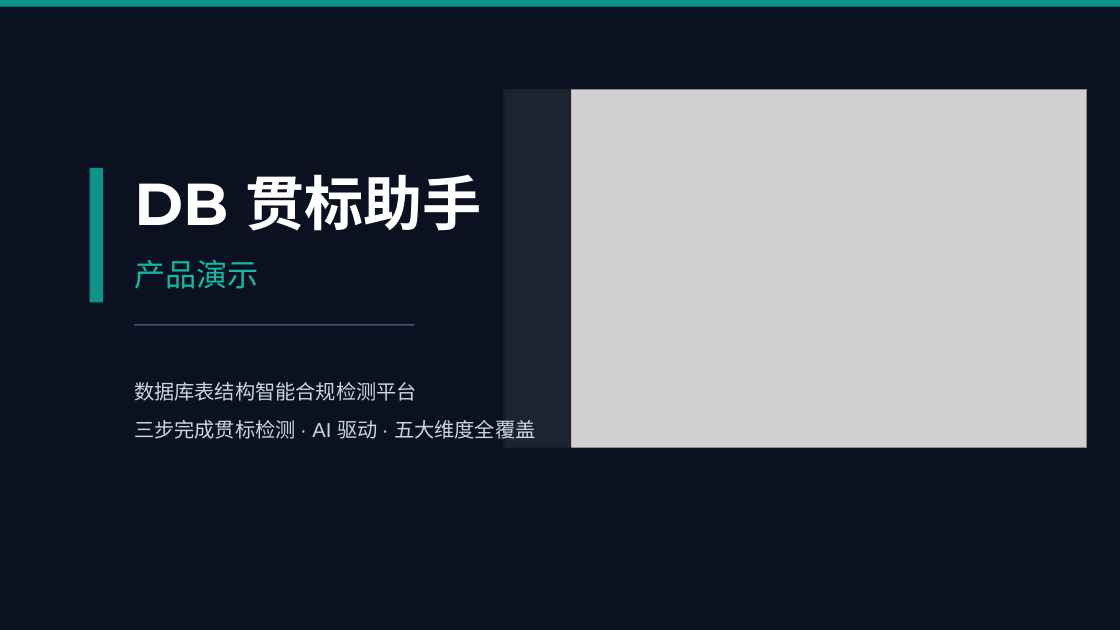
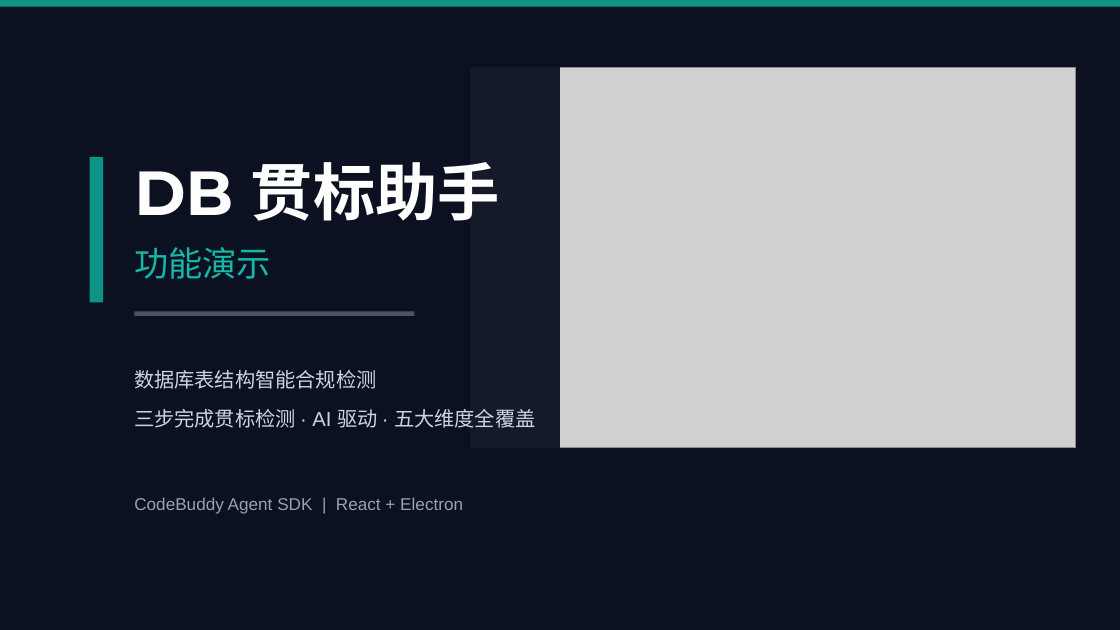
Before and after one commit to XielyCoder/db-standard-checker, a slide deck: slide 1 of docs/DB贯标助手产品演示.pptx. Drawn at 1120x630 pixels with LibreOffice and Linux fonts; fonts in the diff are those of the drawing; grey boxes stand for pictures. Boxes give left, top, right and bottom in pixels: in the first picture for what was removed or moved away, otherwise in the second. Text is boxed around its words. In the diff, an @@ line names an element or a change of style, - is before the commit and + after.

Commit message:
feat: 更新产品演示PPT - 加入完整功能检测演示截图

```diff
--- a/docs/DB贯标助手产品演示.pptx
+++ b/docs/DB贯标助手产品演示.pptx
@@ rectangle: place and size @@
-rectangle at <box>67,67,571,538</box>
+rectangle at <box>56,56,560,560</box>
@@ rectangle at <box>56,56,560,560</box>: fill #0B1120 at 90% opacity to #0B1120 at 95% opacity @@
@@ picture: place and size @@
-picture at <box>504,90,1086,448</box>
+picture at <box>470,67,1075,448</box>
@@ text "DB 贯标助手" at <box>134,162,500,221</box>: size 38 to 40 pt @@
@@ rectangle: place and size @@
-rectangle at <box>90,168,103,302</box>
+rectangle at <box>90,157,103,302</box>
@@ text at <box>134,247,271,279</box>: text changed; size 20 to 22 pt @@
-产品演示
+功能演示
@@ 2 texts, 1 line: place and size @@
-2 texts, 1 line at <box>134,174,535,439</box>
+2 texts, 1 line at <box>134,162,535,428</box>
@@ line (134, 314) - (414, 314): stroke #475569 1 pt to #475569 3 pt @@
@@ text at <box>134,370,376,389</box>: text changed @@
-数据库表结构智能合规检测平台
+数据库表结构智能合规检测
@@ text added at <box>134,497,463,514</box>, 11 pt, text #94A3B8 @@
+CodeBuddy Agent SDK | React + Electron
```
Also in this commit, not shown: 4 other slides changed, 6 slides added, 4 slides removed, 15 other files.
